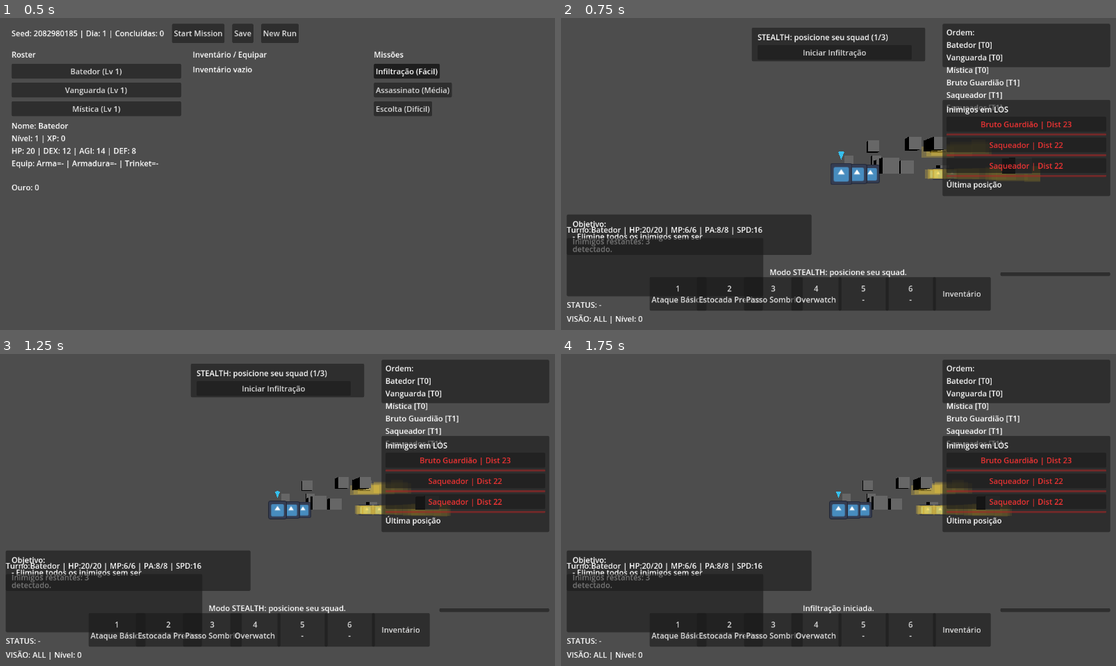
Above: before the commit, frames 1-4 (two rows, left to right).
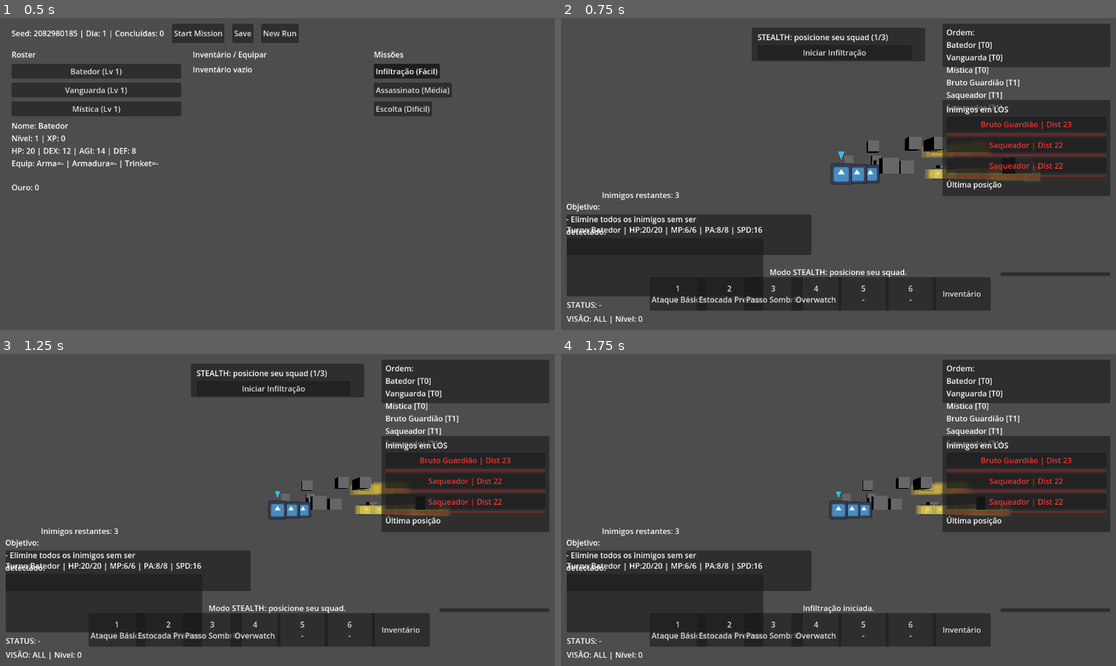
Above: after the commit, the same moments.

Repository: andrecc2507/JOGO
Game: Godot game, scene res://scene/main.tscn
Two runs of this game, one before a commit and one after it. Both use one fixed random seed, a clock stepped at 60 frames per second and the inputs below. The engine's default icon, where the game draws it, is replaced by a stand-in: a white triangle on a blue panel in a dark square.
Inputs:
- Up to frame 1 (0.5 s): no input
- Up to frame 2 (0.75 s): click "Start Mission" at 0.5 s
- Up to frame 3 (1.25 s): no input
- Up to frame 4 (1.75 s): click "Iniciar Infiltração" at 1.25 s

Frame 1 is identical in both runs. In frame 2, 1.0% of the frame differs, in the area x 1-26%, y 55-76%; in frame 3, 1.0%; in frame 4, 1.0%.

Commit message:
Update main.tscn

Diff:
--- a/scene/main.tscn
+++ b/scene/main.tscn
@@ -77,26 +77,26 @@
 offset_bottom = 23.0
 
 [node name="MissionPanel" type="Panel" parent="UI"]
-offset_left = 12.0
-offset_top = 12.0
-offset_right = 360.0
-offset_bottom = 96.0
+offset_left = 3.0
+offset_top = 52.0
+offset_right = 351.0
+offset_bottom = 136.0
 
 [node name="ObjectiveLabel" type="Label" parent="UI/MissionPanel"]
 layout_mode = 0
-offset_left = 12.0
-offset_top = 8.0
-offset_right = 342.0
-offset_bottom = 32.0
+offset_left = -1.0
+offset_top = -28.0
+offset_right = 329.0
+offset_bottom = -4.0
 text = "Objetivo: ..."
 autowrap_mode = 2
 
 [node name="ProgressLabel" type="Label" parent="UI/MissionPanel"]
 layout_mode = 0
-offset_left = 12.0
-offset_top = 44.0
-offset_right = 342.0
-offset_bottom = 68.0
+offset_left = 73.0
+offset_top = -52.0
+offset_right = 403.0
+offset_bottom = -28.0
 text = "Progresso: ..."
 autowrap_mode = 2
 
